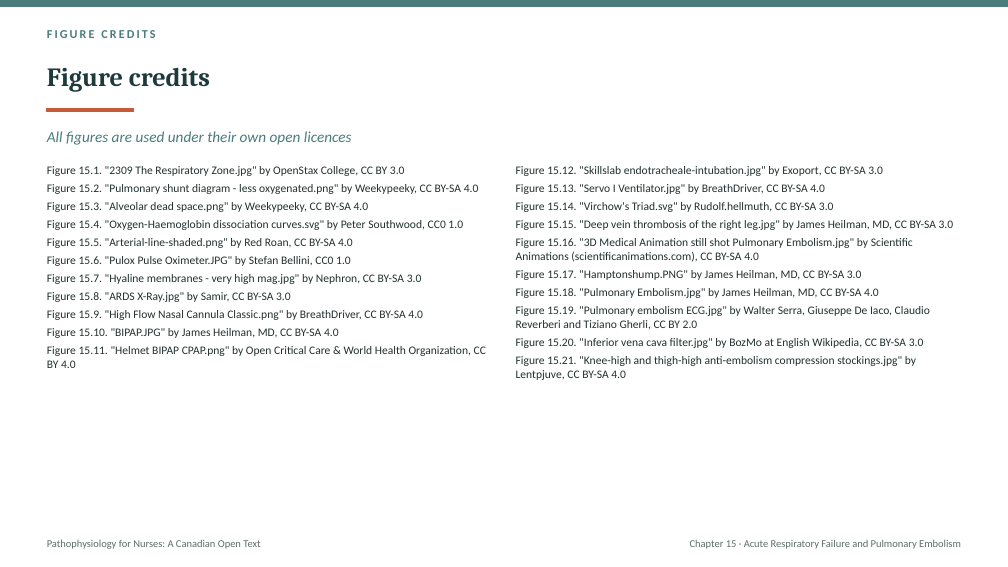
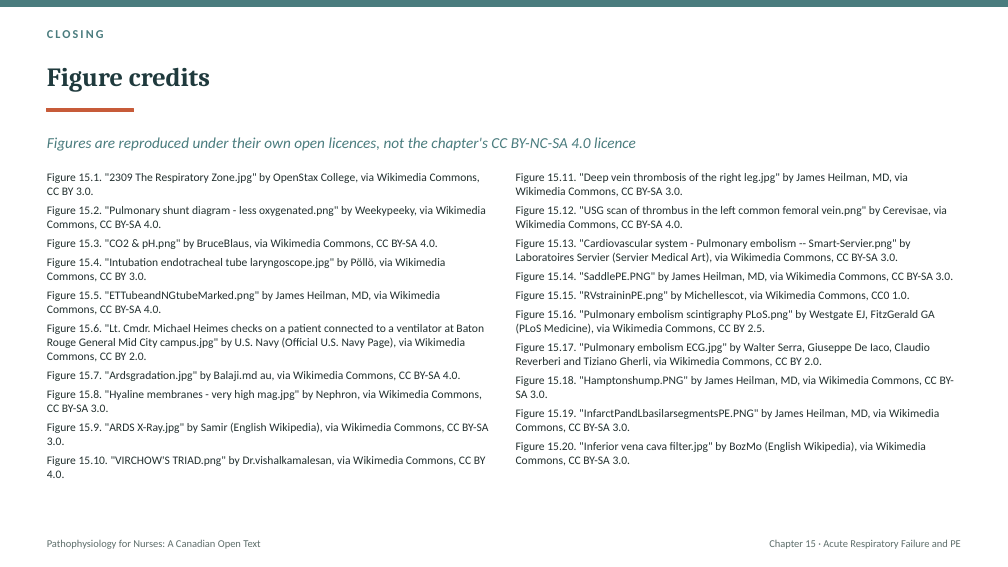
Before and after one commit to andrewleenl/opensourcenursing, a slide deck: slide 50 of Ch15_Acute_Respiratory_Failure_and_Pulmonary_Embolism_Lecture_Presentation.pptx (slide 60 before the commit). Drawn at 1008x567 pixels with LibreOffice and Linux fonts; fonts in the diff are those of the drawing. Boxes give left, top, right and bottom in pixels: in the first picture for what was removed or moved away, otherwise in the second. Text is boxed around its words. In the diff, an @@ line names an element or a change of style, - is before the commit and + after.

```diff
--- a/Ch15_Acute_Respiratory_Failure_and_Pulmonary_Embolism_Lecture_Presentation.pptx
+++ b/Ch15_Acute_Respiratory_Failure_and_Pulmonary_Embolism_Lecture_Presentation.pptx
@@ text at bbox=[47, 30, 104, 38]: text changed @@
-FIGURE CREDITS
+CLOSING
@@ text at bbox=[47, 137, 636, 151]: text changed @@
-All figures are used under their own open licences
+Figures are reproduced under their own open licences, not the chapter's CC BY-NC-SA 4.0 licence
@@ text "Figures are reproduced under their ..." at bbox=[47, 137, 636, 151]: vertical alignment top to middle @@
@@ text at bbox=[47, 173, 488, 478]: text changed @@
-Figure 15.1. "2309 The Respiratory Zone.jpg" by OpenStax College, CC BY 3.0
-Figure 15.2. "Pulmonary shunt diagram - less oxygenated.png" by Weekypeeky, CC BY-SA 4.0
-Figure 15.3. "Alveolar dead space.png" by Weekypeeky, CC BY-SA 4.0
-Figure 15.4. "Oxygen-Haemoglobin dissociation curves.svg" by Peter Southwood, CC0 1.0
-Figure 15.5. "Arterial-line-shaded.png" by Red Roan, CC BY-SA 4.0
-Figure 15.6. "Pulox Pulse Oximeter.JPG" by Stefan Bellini, CC0 1.0
-Figure 15.7. "Hyaline membranes - very high mag.jpg" by Nephron, CC BY-SA 3.0
-Figure 15.8. "ARDS X-Ray.jpg" by Samir, CC BY-SA 3.0
-Figure 15.9. "High Flow Nasal Cannula Classic.png" by BreathDriver, CC BY-SA 4.0
-Figure 15.10. "BIPAP.JPG" by James Heilman, MD, CC BY-SA 4.0
-Figure 15.11. "Helmet BIPAP CPAP.png" by Open Critical Care & World Health Organization, CC BY 4.0
+Figure 15.1. "2309 The Respiratory Zone.jpg" by OpenStax College, via Wikimedia Commons, CC BY 3.0.
+Figure 15.2. "Pulmonary shunt diagram - less oxygenated.png" by Weekypeeky, via Wikimedia Commons, CC BY-SA 4.0.
+Figure 15.3. "CO2 & pH.png" by BruceBlaus, via Wikimedia Commons, CC BY-SA 4.0.
+Figure 15.4. "Intubation endotracheal tube laryngoscope.jpg" by Pöllö, via Wikimedia Commons, CC BY 3.0.
+Figure 15.5. "ETTubeandNGtubeMarked.png" by James Heilman, MD, via Wikimedia Commons, CC BY-SA 4.0.
+Figure 15.6. "Lt. Cmdr. Michael Heimes checks on a patient connected to a ventilator at Baton Rouge General Mid City campus.jpg" by U.S. Navy (Official U.S. Navy Page), via Wikimedia Commons, CC BY 2.0.
+Figure 15.7. "Ardsgradation.jpg" by Balaji.md au, via Wikimedia Commons, CC BY-SA 4.0.
+Figure 15.8. "Hyaline membranes - very high mag.jpg" by Nephron, via Wikimedia Commons, CC BY-SA 3.0.
+Figure 15.9. "ARDS X-Ray.jpg" by Samir (English Wikipedia), via Wikimedia Commons, CC BY-SA 3.0.
+Figure 15.10. "VIRCHOW'S TRIAD.png" by Dr.vishalkamalesan, via Wikimedia Commons, CC BY 4.0.
@@ text at bbox=[516, 173, 954, 465]: text changed @@
-Figure 15.12. "Skillslab endotracheale-intubation.jpg" by Exoport, CC BY-SA 3.0
-Figure 15.13. "Servo I Ventilator.jpg" by BreathDriver, CC BY-SA 4.0
-Figure 15.14. "Virchow's Triad.svg" by Rudolf.hellmuth, CC BY-SA 3.0
-Figure 15.15. "Deep vein thrombosis of the right leg.jpg" by James Heilman, MD, CC BY-SA 3.0
-Figure 15.16. "3D Medical Animation still shot Pulmonary Embolism.jpg" by Scientific Animations (scientificanimations.com), CC BY-SA 4.0
-Figure 15.17. "Hamptonshump.PNG" by James Heilman, MD, CC BY-SA 3.0
-Figure 15.18. "Pulmonary Embolism.jpg" by James Heilman, MD, CC BY-SA 4.0
-Figure 15.19. "Pulmonary embolism ECG.jpg" by Walter Serra, Giuseppe De Iaco, Claudio Reverberi and Tiziano Gherli, CC BY 2.0
-Figure 15.20. "Inferior vena cava filter.jpg" by BozMo at English Wikipedia, CC BY-SA 3.0
-Figure 15.21. "Knee-high and thigh-high anti-embolism compression stockings.jpg" by Lentpjuve, CC BY-SA 4.0
+Figure 15.11. "Deep vein thrombosis of the right leg.jpg" by James Heilman, MD, via Wikimedia Commons, CC BY-SA 3.0.
+Figure 15.12. "USG scan of thrombus in the left common femoral vein.png" by Cerevisae, via Wikimedia Commons, CC BY-SA 4.0.
+Figure 15.13. "Cardiovascular system - Pulmonary embolism -- Smart-Servier.png" by Laboratoires Servier (Servier Medical Art), via Wikimedia Commons, CC BY-SA 3.0.
+Figure 15.14. "SaddlePE.PNG" by James Heilman, MD, via Wikimedia Commons, CC BY-SA 3.0.
+Figure 15.15. "RVstraininPE.png" by Michellescot, via Wikimedia Commons, CC0 1.0.
+Figure 15.16. "Pulmonary embolism scintigraphy PLoS.png" by Westgate EJ, FitzGerald GA (PLoS Medicine), via Wikimedia Commons, CC BY 2.5.
+Figure 15.17. "Pulmonary embolism ECG.jpg" by Walter Serra, Giuseppe De Iaco, Claudio Reverberi and Tiziano Gherli, via Wikimedia Commons, CC BY 2.0.
+Figure 15.18. "Hamptonshump.PNG" by James Heilman, MD, via Wikimedia Commons, CC BY-SA 3.0.
+Figure 15.19. "InfarctPandLbasilarsegmentsPE.PNG" by James Heilman, MD, via Wikimedia Commons, CC BY-SA 3.0.
+Figure 15.20. "Inferior vena cava filter.jpg" by BozMo (English Wikipedia), via Wikimedia Commons, CC BY-SA 3.0.
@@ text at bbox=[769, 539, 961, 549]: text changed @@
-Chapter 15 · Acute Respiratory Failure and Pulmonary Embolism
+Chapter 15 · Acute Respiratory Failure and PE
```
Also in this commit, not shown: 2 other slides changed, 47 slides added, 57 slides removed, 5 other files.
